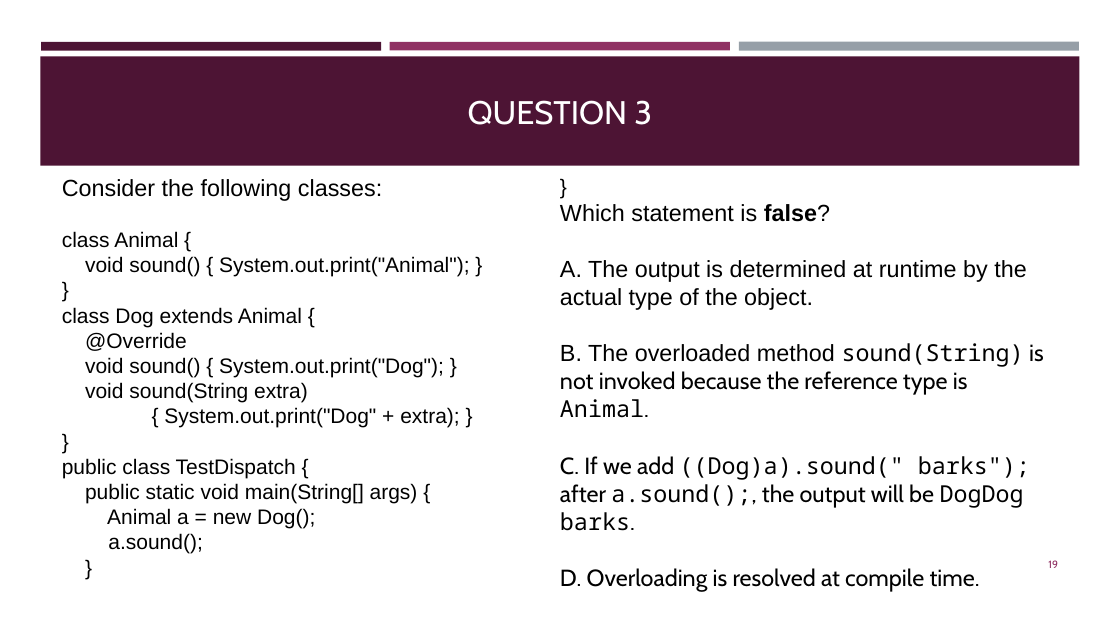
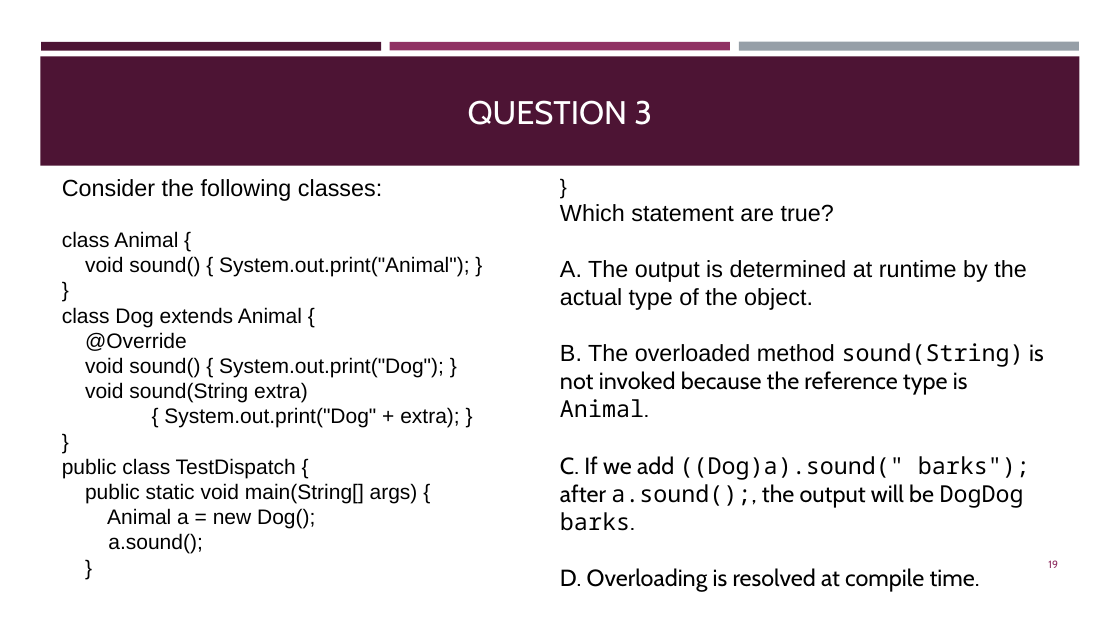
Before and after one commit to AUT-Programming/Java-Programming, a slide deck: slide 19 of Slides/pptx/ch5_inheritance.pptx. Drawn at 1120x630 pixels with LibreOffice and Linux fonts; fonts in the diff are those of the drawing. Boxes give left, top, right and bottom in pixels: in the first picture for what was removed or moved away, otherwise in the second. Text is boxed around its words. In the diff, an @@ line names an element or a change of style, - is before the commit and + after.

```diff
--- a/Slides/pptx/ch5_inheritance.pptx
+++ b/Slides/pptx/ch5_inheritance.pptx
@@ text at (560,204,834,222): text changed @@
-Which statement is false?
+Which statement are true?
```
Also in this commit, not shown: 1 other slide changed, 1 other file.
